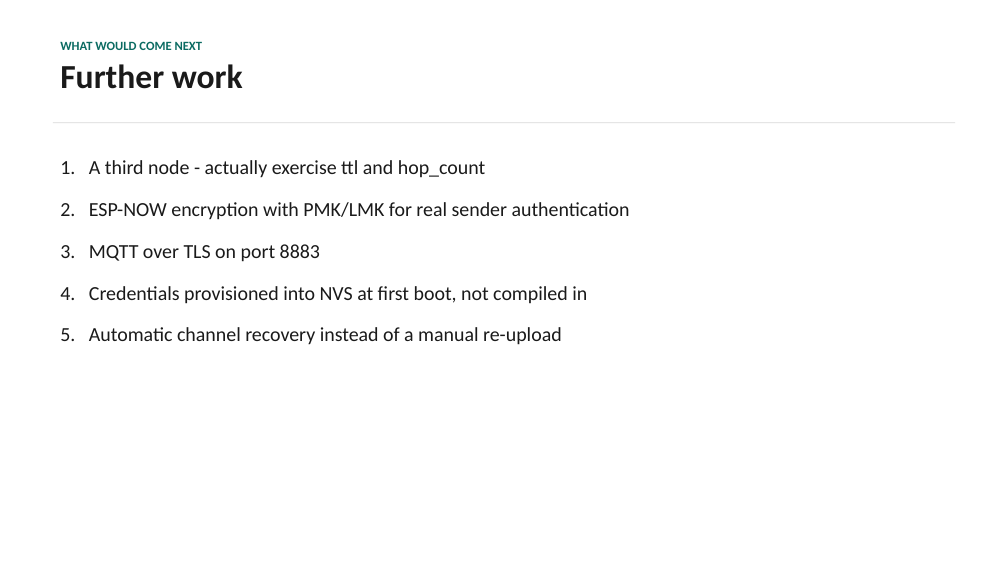
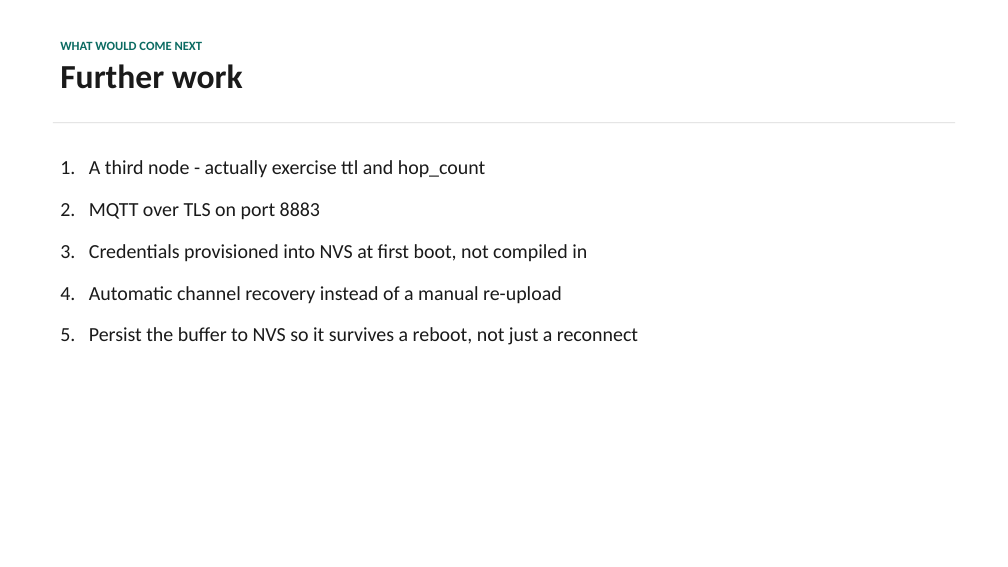
Before and after one commit to bhanuGupta1/esp32-espnow-thingsboard-gateway, a slide deck: slide 16 of PRESENTATION.pptx (slide 15 before the commit). Drawn at 1008x567 pixels with LibreOffice and Linux fonts; fonts in the diff are those of the drawing. Boxes give left, top, right and bottom in pixels: in the first picture for what was removed or moved away, otherwise in the second. Text is boxed around its words. In the diff, an @@ line names an element or a change of style, - is before the commit and + after.

Commit message:
Correct documents that still described the link as unencrypted
Encryption was implemented and verified, but several documents were never
updated and continued to disclaim it. The presentation listed "ESP-NOW payloads
unencrypted" and "no cryptographic sender authentication" under Not defended,
and its closing slide offered PMK/LMK encryption as further work. The demo
runsheet answered the security question by saying the radio link is unencrypted
and that production would need the encryption the project already has. The
report's section on sender authentication described the original design in the
present tense, contradicting the implemented fix twenty lines below it.

Corrected each to match the system as built, and added the reasoning that led
there, since the rejected MAC filter is the more interesting half of the story.

The ThingsBoard guide named a widget that no longer exists. The current widget
is Command button in the Buttons bundle, and its parameter type defaults to
Boolean, which the firmware parses as zero and rejects. Both now documented.

Adds a slide for bidirectional control and store-and-forward, which were
implemented but appeared nowhere in the deck, and a demo-plan warning to
identify boards by MAC rather than COM port after flashing the wrong image
onto the wrong board.

```diff
--- a/PRESENTATION.pptx
+++ b/PRESENTATION.pptx
@@ text at (60,202,638,345): text changed @@
-2. ESP-NOW encryption with PMK/LMK for real sender authentication
-3. MQTT over TLS on port 8883
-4. Credentials provisioned into NVS at first boot, not compiled in
-5. Automatic channel recovery instead of a manual re-upload
+2. MQTT over TLS on port 8883
+3. Credentials provisioned into NVS at first boot, not compiled in
+4. Automatic channel recovery instead of a manual re-upload
+5. Persist the buffer to NVS so it survives a reboot, not just a reconnect
```
Also in this commit, not shown: 2 other slides changed, 1 slide added, 6 other files.
